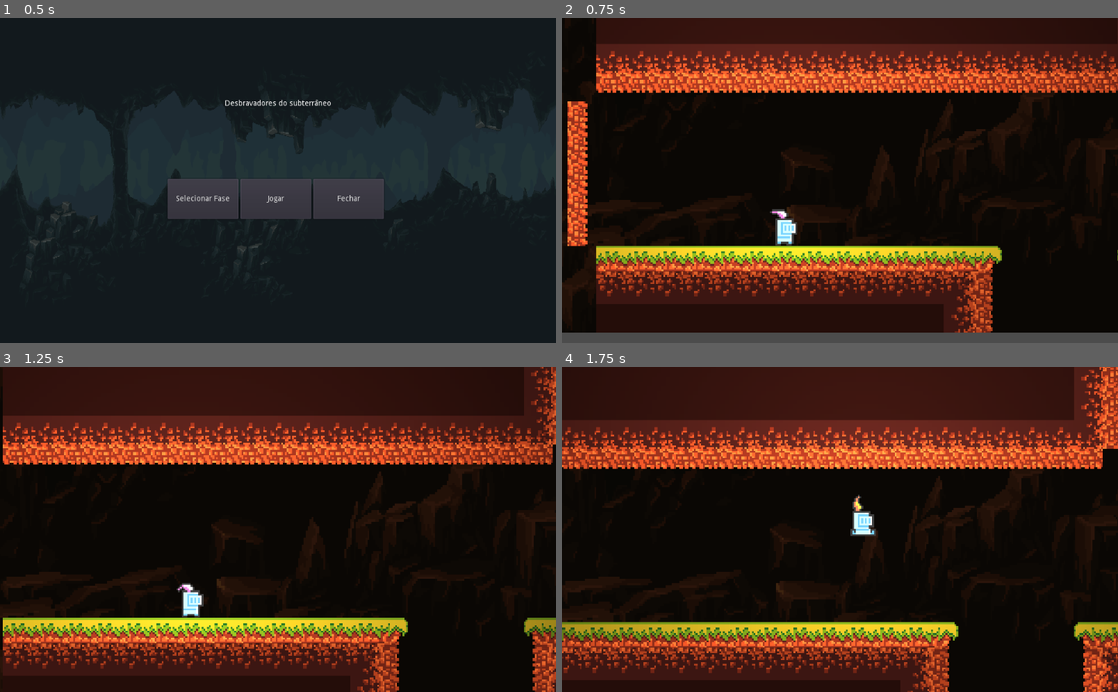
Above: before the commit, frames 1-4 (two rows, left to right).
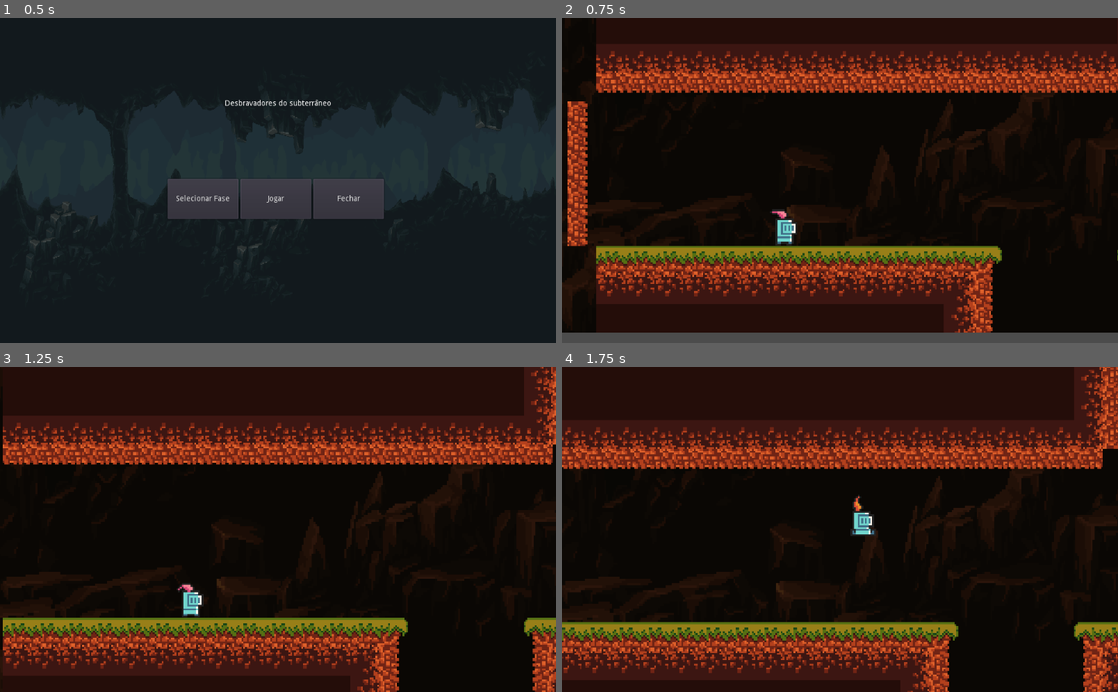
Above: after the commit, the same moments.

Repository: danielson150/game_debravador_mediterraneo
Game: Godot game, scene res://src/Levels/MainScreen.tscn
The game is run twice, just before and just after one commit, with the same random seed, the same clock (stepped at 60 frames per second) and the same inputs.
Inputs:
- Up to frame 1 (0.5 s): no input
- Up to frame 2 (0.75 s): click "Jogar" at 0.5 s
- Up to frame 3 (1.25 s): no input
- Up to frame 4 (1.75 s): hold D (move_right) from 1.28 s (still down); tap W (jump) at 1.52 s

Frame 1 is identical in both runs. In frame 2, 18% of the frame differs, in the area x 1-97%, y 7-78%; in frame 3, 17%; in frame 4, 23%, in the area x 0-100%, y 0-100%.

Commit message:
feat: create necromancer

Diff:
--- a/game/src/Actors/Demon.tscn
+++ b/game/src/Actors/Demon.tscn
@@ -29,7 +29,6 @@
 
 [node name="AnimatedSprite" type="AnimatedSprite" parent="."]
 frames = SubResource( 2 )
-frame = 3
 playing = true
 
 [node name="FirePoint" type="Node2D" parent="."]
--- /dev/null
+++ b/game/src/Actors/Necromacer.gd
@@ -0,0 +1,79 @@
+extends "res://src/Actors/Actor.gd"
+
+
+var fire = preload("res://src/Objects/NecromancerFire.tscn")
+var goblin = preload("res://src/Actors/Goblin.tscn")
+export var fire_velocity: = 100
+export var flip_h = false
+export var fire_rate: = 1
+export var goblin_rate: = 3.1
+export var fire_height: = 50
+var can_fire: = true
+var can_create_goblin = true
+
+
+func fire() -> void:
+	var fire_instance = fire.instance()
+	fire_instance.position = $FirePoint.get_global_position()
+	fire_instance.apply_impulse(
+		Vector2(0, 0),
+		get_fire_direction()
+	)
+	get_tree().get_root().add_child(fire_instance)
+	set_fire_timeout()
+
+
+func get_fire_direction() -> Vector2:
+	var player_position = get_node("../Player").position
+	var necromancer_position = position
+	return Vector2(
+		player_position.x - necromancer_position.x,
+		player_position.y - necromancer_position.y + 10
+	)
+
+
+func create_goblin() -> void:
+	var goblin_instance = goblin.instance()
+	goblin_instance.position = get_global_position()
+	get_tree().get_root().add_child(goblin_instance)
+	set_goblin_timeout()
+
+
+func set_fire_timeout() -> void:
+	can_fire = false
+	yield(get_tree().create_timer(fire_rate), "timeout")
+	can_fire = true
+
+
+func set_goblin_timeout() -> void:
+	can_create_goblin = false
+	yield(get_tree().create_timer(goblin_rate), "timeout")
+	can_create_goblin = false
+
+
+func _ready() -> void:
+	set_physics_process(false)
+	_velocity.x = speed.x
+
+
+func _process(delta: float) -> void:
+	if can_fire:
+		fire()
+	if can_create_goblin:
+		create_goblin()
+
+
+func _physics_process(delta: float) -> void:
+	_velocity.y += gravity * delta
+	if is_on_wall():
+		_velocity *= -1.0
+		$FirePoint.position.x *= -1
+	set_animation(_velocity)
+	_velocity.y = move_and_slide(_velocity, FLOOR_NORMAL).y
+
+
+func set_animation(velocity: Vector2) -> void:
+	if velocity.x < 0:
+		$AnimatedSprite.flip_h = true
+	else:
+		$AnimatedSprite.flip_h = false
--- /dev/null
+++ b/game/src/Actors/Necromacer.tscn
@@ -0,0 +1,42 @@
+[gd_scene load_steps=8 format=2]
+
+[ext_resource path="res://assets/enemies/necromancer/necromancer_run_anim_f1.png" type="Texture" id=2]
+[ext_resource path="res://assets/enemies/necromancer/necromancer_run_anim_f0.png" type="Texture" id=3]
+[ext_resource path="res://assets/enemies/necromancer/necromancer_run_anim_f2.png" type="Texture" id=4]
+[ext_resource path="res://assets/enemies/necromancer/necromancer_run_anim_f3.png" type="Texture" id=5]
+[ext_resource path="res://src/Actors/Necromacer.gd" type="Script" id=6]
+
+[sub_resource type="SpriteFrames" id=1]
+animations = [ {
+"frames": [ ExtResource( 3 ), ExtResource( 2 ), ExtResource( 4 ), ExtResource( 5 ) ],
+"loop": true,
+"name": "default",
+"speed": 8.0
+} ]
+
+[sub_resource type="RectangleShape2D" id=2]
+extents = Vector2( 4.60713, 6.18713 )
+
+[node name="Necromacer" type="KinematicBody2D"]
+collision_layer = 2
+collision_mask = 15
+script = ExtResource( 6 )
+speed = Vector2( 75, 300 )
+flip_h = true
+
+[node name="AnimatedSprite" type="AnimatedSprite" parent="."]
+frames = SubResource( 1 )
+playing = true
+
+[node name="CollisionShape2D" type="CollisionShape2D" parent="."]
+position = Vector2( 0.094471, 3.7931 )
+shape = SubResource( 2 )
+
+[node name="FirePoint" type="Node2D" parent="."]
+position = Vector2( 5, -10 )
+
+[node name="VisibilityEnabler2D" type="VisibilityEnabler2D" parent="."]
+position = Vector2( 0, 2.70979 )
+scale = Vector2( 0.580419, 0.729021 )
+process_parent = true
+physics_process_parent = true
--- a/game/src/Actors/Player.tscn
+++ b/game/src/Actors/Player.tscn
@@ -42,7 +42,8 @@
 script = ExtResource( 9 )
 
 [node name="Light2D" type="Light2D" parent="."]
-position = Vector2( -1.70639, -0.568802 )
+visible = false
+position = Vector2( -2.40568, -0.568802 )
 texture = ExtResource( 10 )
 texture_scale = 2.5
 color = Color( 1, 1, 1, 0.666667 )
--- a/game/src/Actors/Zombie.tscn
+++ b/game/src/Actors/Zombie.tscn
@@ -31,7 +31,6 @@
 position = Vector2( 0.330547, -0.220366 )
 frames = SubResource( 1 )
 animation = "run"
-frame = 2
 playing = true
 
 [node name="CollisionShape2D" type="CollisionShape2D" parent="."]
--- a/game/src/Levels/FirstLevel.tscn
+++ b/game/src/Levels/FirstLevel.tscn
@@ -9,6 +9,7 @@
 [ext_resource path="res://assets/map/tilemaps/enemy_wall.tres" type="TileSet" id=7]
 [ext_resource path="res://src/Actors/Goblin.tscn" type="PackedScene" id=8]
 [ext_resource path="res://src/Actors/Demon.tscn" type="PackedScene" id=9]
+[ext_resource path="res://src/Actors/Necromacer.tscn" type="PackedScene" id=10]
 
 [node name="FirstLevel" type="Node2D"]
 
@@ -101,4 +102,6 @@
 
 [node name="Player" parent="." instance=ExtResource( 1 )]
 position = Vector2( 104, 545.673 )
-restart_scene_path = "res://src/Levels/FirstLevel.tscn"
+
+[node name="Necromacer" parent="." instance=ExtResource( 10 )]
+position = Vector2( 525, 540.625 )
--- /dev/null
+++ b/game/src/Objects/NecromancerFire.tscn
@@ -0,0 +1,59 @@
+[gd_scene load_steps=9 format=2]
+
+[ext_resource path="res://assets/objects/fire/Jumping_Small_Fireball_14x45.png" type="Texture" id=1]
+[ext_resource path="res://src/Objects/Fire.gd" type="Script" id=2]
+[ext_resource path="res://assets/objects/blush/light.png" type="Texture" id=3]
+
+[sub_resource type="AtlasTexture" id=1]
+atlas = ExtResource( 1 )
+region = Rect2( 126, 135, 14, 45 )
+
+[sub_resource type="AtlasTexture" id=2]
+atlas = ExtResource( 1 )
+region = Rect2( 112, 135, 14, 45 )
+
+[sub_resource type="AtlasTexture" id=3]
+atlas = ExtResource( 1 )
+region = Rect2( 98, 135, 14, 45 )
+
+[sub_resource type="SpriteFrames" id=4]
+animations = [ {
+"frames": [ SubResource( 1 ), SubResource( 2 ), SubResource( 3 ) ],
+"loop": true,
+"name": "default",
+"speed": 10.0
+} ]
+
+[sub_resource type="CapsuleShape2D" id=5]
+radius = 2.27758
+height = 3.00869
+
+[node name="Fire" type="RigidBody2D"]
+scale = Vector2( 0.3, 0.3 )
+collision_layer = 2
+collision_mask = 5
+mass = 1.02041
+gravity_scale = 0.0
+contacts_reported = 1
+contact_monitor = true
+script = ExtResource( 2 )
+__meta__ = {
+"_edit_horizontal_guides_": [  ]
+}
+
+[node name="AnimatedSprite" type="AnimatedSprite" parent="."]
+position = Vector2( 8.10623e-06, -8.33316 )
+scale = Vector2( 0.537047, 0.537047 )
+frames = SubResource( 4 )
+playing = true
+
+[node name="CollisionShape2D" type="CollisionShape2D" parent="."]
+position = Vector2( -0.523371, -0.237572 )
+shape = SubResource( 5 )
+
+[node name="Light2D" type="Light2D" parent="."]
+texture = ExtResource( 3 )
+texture_scale = 0.3
+energy = 2.0
+shadow_enabled = true
+[connection signal="body_entered" from="." to="." method="_on_Fire_body_entered"]
Not shown: 1 places in game/src/Levels/FirstLevel.tscn that only renumber resources
